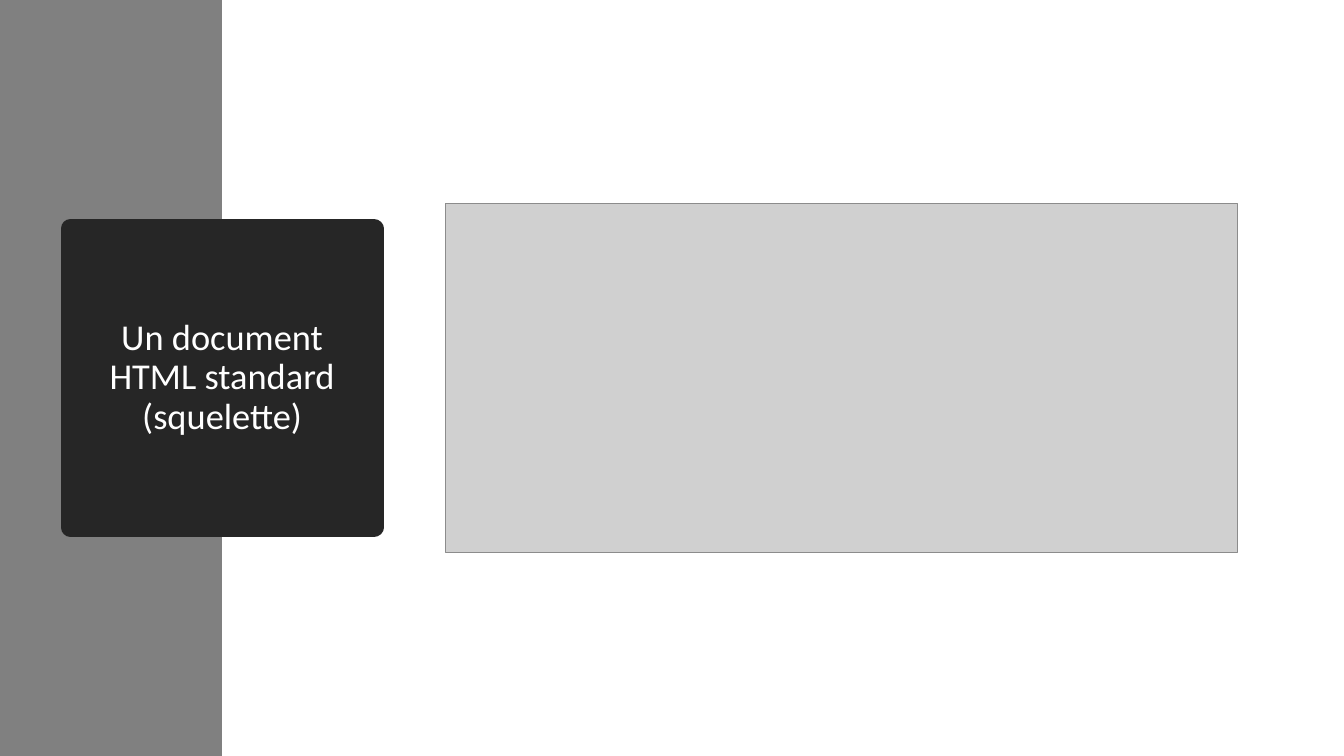
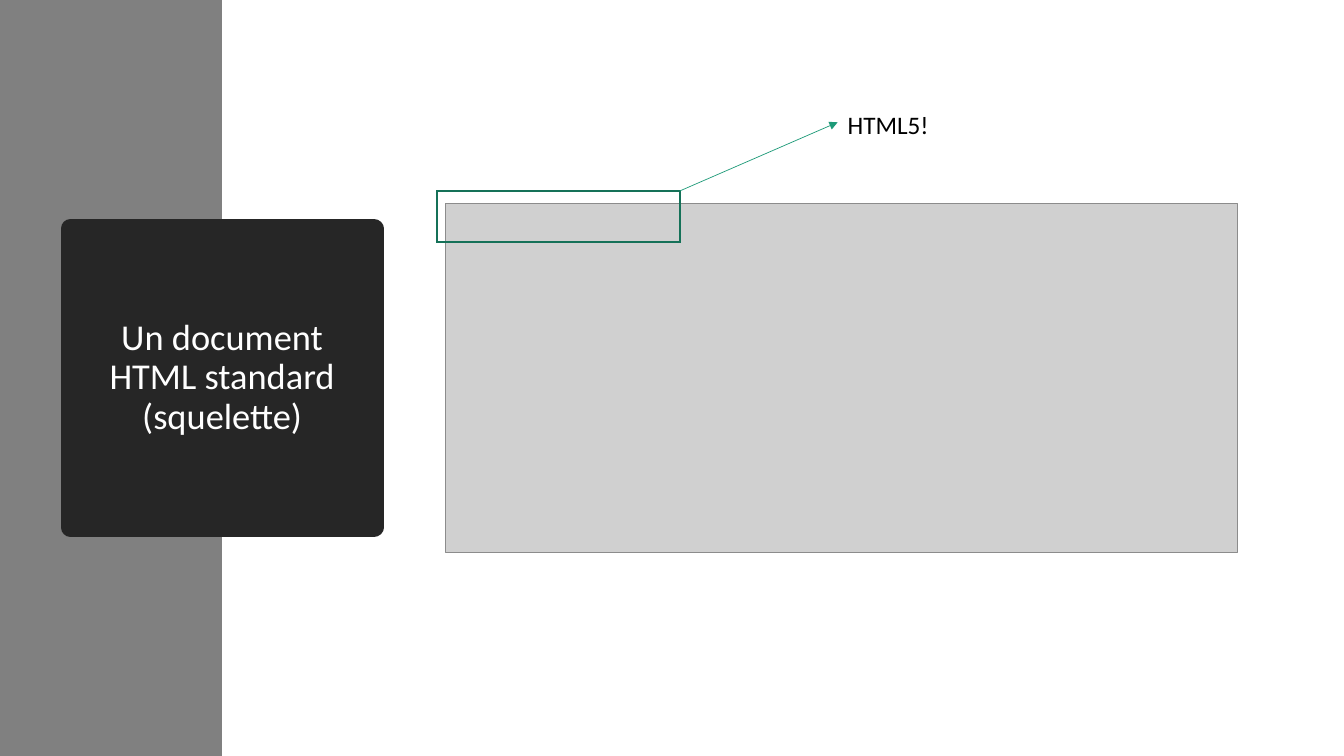
Before and after one commit to fragmatyc/SAAQ, a slide deck: slide 13 of HTML/1. Présentation/Cours HTML - v1.0.pptx. Drawn at 1344x756 pixels with LibreOffice and Linux fonts; fonts in the diff are those of the drawing; grey boxes stand for pictures. Boxes give left, top, right and bottom in pixels: in the first picture for what was removed or moved away, otherwise in the second. Text is boxed around its words. In the diff, an @@ line names an element or a change of style, - is before the commit and + after.

Commit message:
Avancement HTML

```diff
--- a/HTML/1. Présentation/Cours HTML - v1.0.pptx
+++ b/HTML/1. Présentation/Cours HTML - v1.0.pptx
@@ text added at [848, 117, 929, 134], 18 pt, text #000000 @@
+HTML5!
@@ arrow added from (681, 191) to (838, 122), #1D9A78 0.5 pt @@
@@ rectangle added at [438, 191, 681, 241], outline #157259 1.5 pt @@
```
Also in this commit, not shown: 4 other slides changed, 29 slides added, 2 other files.
